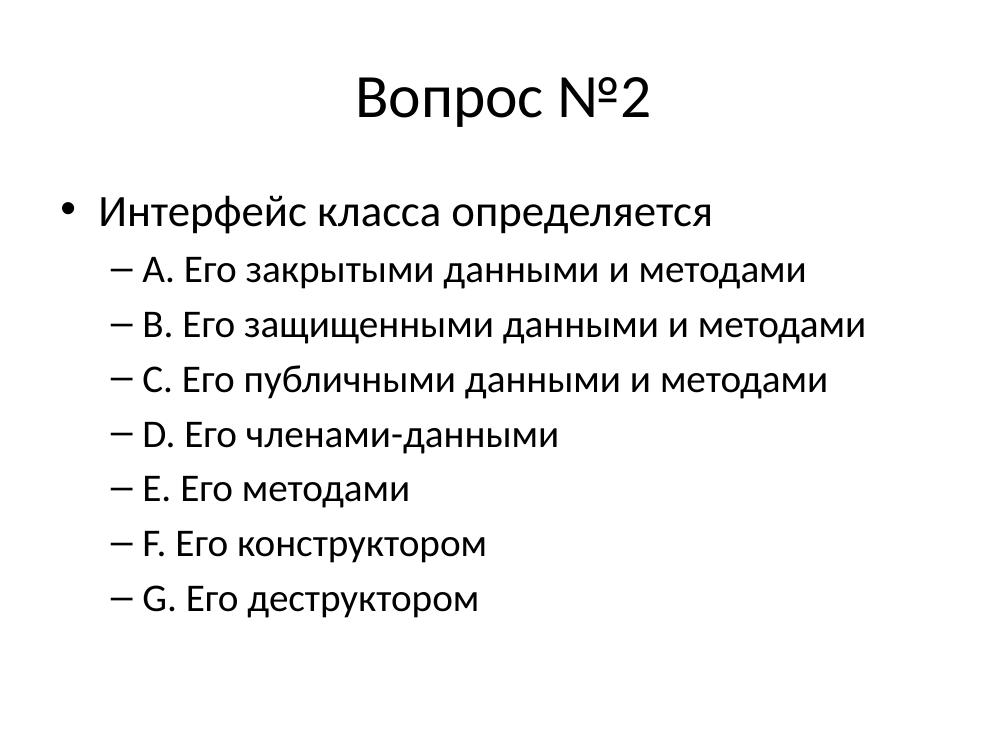
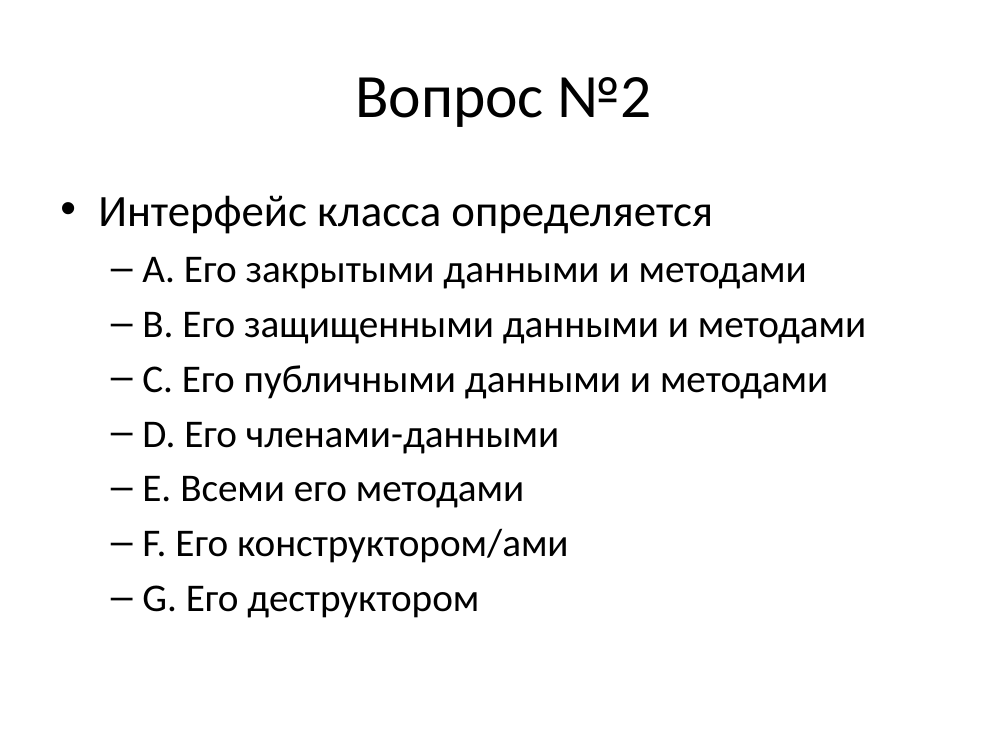
Before and after one commit to alexey-malov/oop, a slide deck: slide 2 of lectures/02/Тест.pptx. Drawn at 1008x756 pixels with LibreOffice and Linux fonts; fonts in the diff are those of the drawing. Boxes give left, top, right and bottom in pixels: in the first picture for what was removed or moved away, otherwise in the second. Text is boxed around its words. In the diff, an @@ line names an element or a change of style, - is before the commit and + after.

```diff
--- a/lectures/02/Тест.pptx
+++ b/lectures/02/Тест.pptx
@@ text at [142,476,569,563]: text changed @@
-  – E. Его методами
-  – F. Его конструктором
+  – E. Всеми его методами
+  – F. Его конструктором/ами
```
Also in this commit, not shown: 2 other files.
